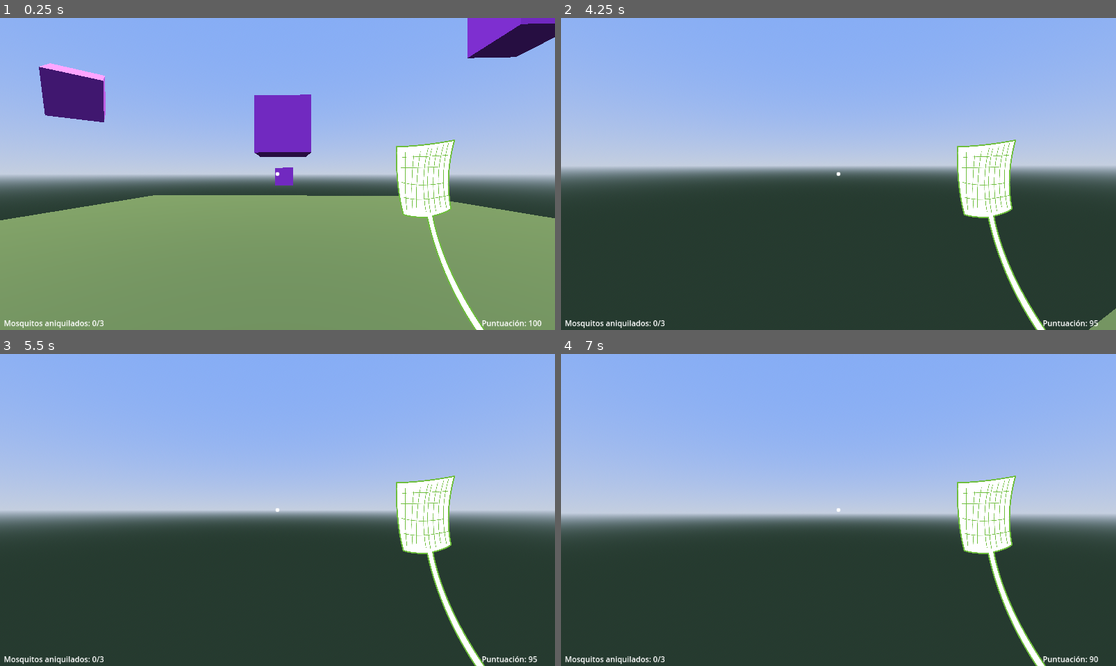
Above: before the commit, frames 1-4 (two rows, left to right).
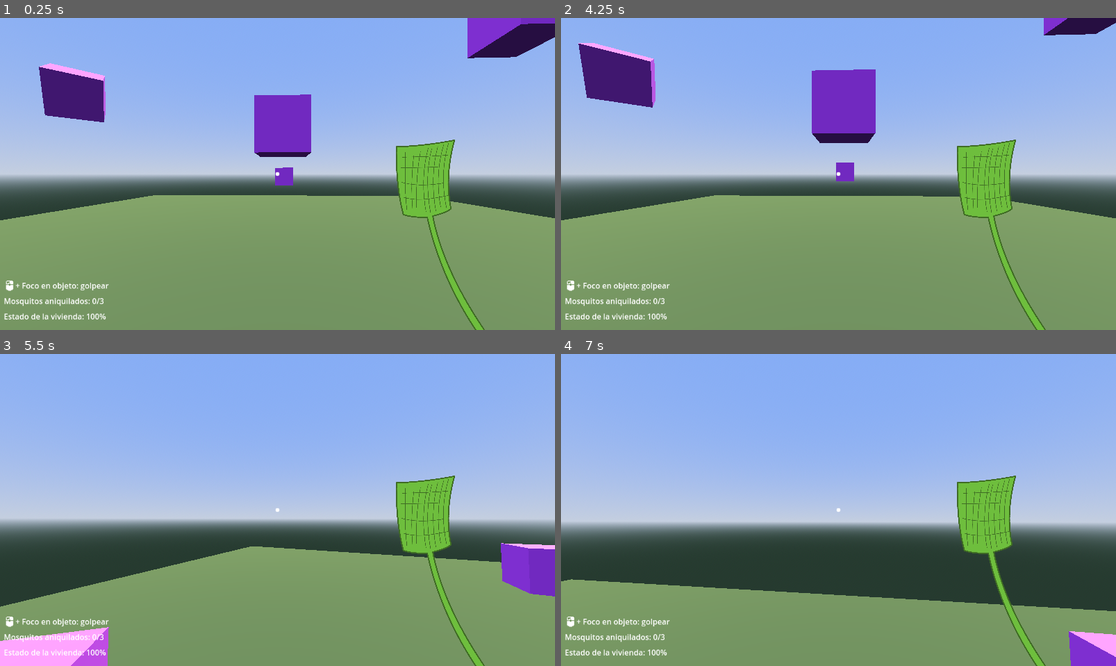
Above: after the commit, the same moments.

Repository: aaroca/thehunt-godot
Game: Godot game, scene res://scenes/main.tscn
The game is run twice, just before and just after one commit, with the same random seed, the same clock (stepped at 60 frames per second) and the same inputs.
Inputs (mouse positions are in pixels of both pictures, inside the frame that each line leads up to):
- Up to frame 1 (0.25 s): no input
- Up to frame 2 (4.25 s): tap Enter (restart) at 0.5, 4.15 s; move the mouse to (866, 174) at 0.52 s; hold Tab (ui_tab) 0.53-1.28 s; hold Up (ui_up) from 0.53 s (still down); tap Keypad Enter (ui_accept) at 0.77, 1.52, 3.02, 3.5, 3.77 s; move the mouse to (810, 174) at 1.27 s; click (810, 174) at 1.35 s; tap Tab (ui_tab) at 1.55, 2.85, 3.8 s; move the mouse to (849, 167) at 2.02 s; hold Tab (ui_tab) 2.03-2.78 s; move the mouse to (832, 180) at 2.77 s; move the mouse to (877, 177) at 3.52 s; press the mouse at (877, 177) at 3.53 s
- Up to frame 3 (5.5 s): keep holding Up (ui_up); move the mouse to (233, 506) at 4.27 s; release the mouse at (233, 506) at 4.28 s; tap Tab (ui_tab) at 4.35 s; tap Keypad Enter (ui_accept) at 4.52 s; move the mouse to (283, 510) at 5.02 s; hold Tab (ui_tab) from 5.03 s (still down)
- Up to frame 4 (7 s): move the mouse to (816, 503) at 5.77 s; release Up (ui_up) at 5.78 s; release Tab (ui_tab) at 5.78 s; hold Right (ui_right) 5.78-6.53 s; click (816, 503) at 5.85 s; tap Keypad Enter (ui_accept) at 6.02, 6.77 s; tap Tab (ui_tab) at 6.05 s; move the mouse to (866, 510) at 6.52 s; hold Up (ui_up) from 6.53 s (still down); hold Tab (ui_tab) from 6.53 s (still down)

The runs differ from the first frame. In frame 1, 3.6% of the frame differs, in the area x 0-98%, y 38-100%; in frame 2, 54%, in the area x 0-100%, y 0-100%; in frame 3, 41%; in frame 4, 31%.
Error before the commit: Invalid call. Nonexistent function 'selectMesh' in base 'StaticBody3D'. (res://scripts/camera.gd:25)
Error after the commit: Invalid call. Nonexistent function 'selectMesh' in base 'StaticBody3D'. (res://scripts/camera.gd:28)

Commit message:
Some polishing

Diff:
--- a/prefabs/player.tscn
+++ b/prefabs/player.tscn
@@ -1,18 +1,23 @@
-[gd_scene load_steps=11 format=3 uid="uid://b34rym0jaouju"]
+[gd_scene load_steps=14 format=3 uid="uid://b34rym0jaouju"]
 
 [ext_resource type="Script" path="res://scripts/player.gd" id="1_45v8c"]
 [ext_resource type="Script" path="res://scripts/camera.gd" id="2_fsokt"]
 [ext_resource type="Texture2D" uid="uid://52rbplp5ou6l" path="res://assets/2d/crosshair001.png" id="3_plbpq"]
+[ext_resource type="Texture2D" uid="uid://b2vs3wr1x0wc3" path="res://assets/2d/tile_0111.png" id="4_6404x"]
 [ext_resource type="Texture2D" uid="uid://ckrsthw6oyir5" path="res://assets/2d/swatter.png" id="4_womcc"]
 [ext_resource type="AudioStream" uid="uid://b0e875xvbigrx" path="res://assets/audio/snap-cut.mp3" id="5_ev6ug"]
 [ext_resource type="Texture2D" uid="uid://cplqo4lcexrv7" path="res://assets/2d/splat20-red.png" id="5_oxl57"]
 [ext_resource type="Script" path="res://scripts/splat.gd" id="6_2dceo"]
 [ext_resource type="AudioStream" uid="uid://cfb2mbnftbkmy" path="res://assets/audio/blood-cut.wav" id="6_s2p51"]
+[ext_resource type="Script" path="res://scripts/titleScreen.gd" id="8_5ylce"]
 
 [sub_resource type="BoxShape3D" id="BoxShape3D_8luw3"]
 size = Vector3(1, 2.00823, 1)
 
 [sub_resource type="CapsuleMesh" id="CapsuleMesh_rs4ka"]
+
+[sub_resource type="LabelSettings" id="LabelSettings_1sh2v"]
+font_size = 55
 
 [node name="player" type="CharacterBody3D"]
 transform = Transform3D(0.99983, 0, -0.0184122, 0, 1, 0, 0.0184122, 0, 0.99983, 0, 0, 0)
@@ -82,22 +87,36 @@
 anchor_top = 1.0
 anchor_bottom = 1.0
 offset_left = 8.0
-offset_top = -26.0
+offset_top = -72.0
 offset_right = 169.0
+offset_bottom = -46.0
 grow_vertical = 0
-text = "Smashed mosquitos:"
+text = "Mosquitos aniquilados:"
 
 [node name="score" type="Label" parent="playerCollision/playerShape/mainCamera"]
-anchors_preset = 3
-anchor_left = 1.0
+anchors_preset = 2
 anchor_top = 1.0
-anchor_right = 1.0
-anchor_bottom = 1.0
-offset_left = -152.0
-offset_top = -26.0
-grow_horizontal = 0
+anchor_bottom = 1.0
+offset_left = 8.0
+offset_top = -40.0
+offset_right = 160.0
+offset_bottom = -14.0
 grow_vertical = 0
-text = "Score:"
+text = "Estado de la vivienda:"
+
+[node name="mouse" type="TextureRect" parent="playerCollision/playerShape/mainCamera"]
+offset_left = 8.0
+offset_top = 544.0
+offset_right = 32.0
+offset_bottom = 568.0
+texture = ExtResource("4_6404x")
+expand_mode = 1
+
+[node name="controllers" type="Label" parent="playerCollision/playerShape/mainCamera/mouse"]
+offset_left = 24.0
+offset_right = 203.0
+offset_bottom = 26.0
+text = "+ Foco en objeto: golpear"
 
 [node name="swatter" type="TextureRect" parent="playerCollision/playerShape/mainCamera"]
 offset_left = 848.0
@@ -110,10 +129,17 @@
 
 [node name="splat" type="TextureRect" parent="playerCollision/playerShape/mainCamera"]
 visible = false
-offset_left = 488.0
-offset_top = 232.0
-offset_right = 688.0
-offset_bottom = 432.0
+anchors_preset = 8
+anchor_left = 0.5
+anchor_top = 0.5
+anchor_right = 0.5
+anchor_bottom = 0.5
+offset_left = -36.0
+offset_top = -36.0
+offset_right = 36.0
+offset_bottom = 36.0
+grow_horizontal = 2
+grow_vertical = 2
 texture = ExtResource("5_oxl57")
 expand_mode = 1
 script = ExtResource("6_2dceo")
@@ -154,9 +180,143 @@
 offset_bottom = 67.0
 grow_horizontal = 2
 grow_vertical = 2
-text = "ESC: salir                        ENTER: reiniciar"
-horizontal_alignment = 1
-vertical_alignment = 1
+text = "ESC: salir                        TAB: créditos                 ENTER: reiniciar"
+horizontal_alignment = 1
+vertical_alignment = 1
+
+[node name="title" type="Label" parent="playerCollision/playerShape/mainCamera/gameoverScreen"]
+layout_mode = 1
+anchors_preset = 14
+anchor_top = 0.5
+anchor_right = 1.0
+anchor_bottom = 0.5
+offset_top = -196.0
+offset_bottom = -108.0
+grow_horizontal = 2
+grow_vertical = 2
+text = "THE HUNT"
+label_settings = SubResource("LabelSettings_1sh2v")
+horizontal_alignment = 1
+vertical_alignment = 1
+
+[node name="creditsScreen" type="ColorRect" parent="playerCollision/playerShape/mainCamera"]
+visible = false
+anchors_preset = 15
+anchor_right = 1.0
+anchor_bottom = 1.0
+grow_horizontal = 2
+grow_vertical = 2
+color = Color(0, 0, 0, 1)
+
+[node name="credits" type="Label" parent="playerCollision/playerShape/mainCamera/creditsScreen"]
+layout_mode = 1
+anchors_preset = 14
+anchor_top = 0.5
+anchor_right = 1.0
+anchor_bottom = 0.5
+offset_top = -172.0
+offset_bottom = -146.0
+grow_horizontal = 2
+grow_vertical = 2
+text = "Créditos"
+horizontal_alignment = 1
+vertical_alignment = 1
+
+[node name="instructions" type="Label" parent="playerCollision/playerShape/mainCamera/creditsScreen"]
+layout_mode = 1
+anchors_preset = 14
+anchor_top = 0.5
+anchor_right = 1.0
+anchor_bottom = 0.5
+offset_top = 276.0
+offset_bottom = 302.0
+grow_horizontal = 2
+grow_vertical = 2
+text = "ESC: salir                 ENTER: reiniciar"
+horizontal_alignment = 1
+vertical_alignment = 1
+
+[node name="title" type="Label" parent="playerCollision/playerShape/mainCamera/creditsScreen"]
+layout_mode = 1
+anchors_preset = 14
+anchor_top = 0.5
+anchor_right = 1.0
+anchor_bottom = 0.5
+offset_top = -260.0
+offset_bottom = -172.0
+grow_horizontal = 2
+grow_vertical = 2
+text = "THE HUNT"
+label_settings = SubResource("LabelSettings_1sh2v")
+horizontal_alignment = 1
+vertical_alignment = 1
+
+[node name="titleScreen" type="ColorRect" parent="playerCollision/playerShape/mainCamera"]
+process_mode = 4
+visible = false
+anchors_preset = 15
+anchor_right = 1.0
+anchor_bottom = 1.0
+grow_horizontal = 2
+grow_vertical = 2
+color = Color(0, 0, 0, 1)
+script = ExtResource("8_5ylce")
+
+[node name="mainTheme" type="Label" parent="playerCollision/playerShape/mainCamera/titleScreen"]
+layout_mode = 1
+anchors_preset = 14
+anchor_top = 0.5
+anchor_right = 1.0
+anchor_bottom = 0.5
+offset_top = -28.0
+offset_bottom = -2.0
+grow_horizontal = 2
+grow_vertical = 2
+text = "Otra más noche que esos malditos mosquitos no te dejan dormir. Acaba con ellos."
+horizontal_alignment = 1
+vertical_alignment = 1
+
+[node name="instructions" type="Label" parent="playerCollision/playerShape/mainCamera/titleScreen"]
+layout_mode = 1
+anchors_preset = 14
+anchor_top = 0.5
+anchor_right = 1.0
+anchor_bottom = 0.5
+offset_top = 276.0
+offset_bottom = 302.0
+grow_horizontal = 2
+grow_vertical = 2
+text = "ESC: salir                 ENTER: reiniciar"
+horizontal_alignment = 1
+vertical_alignment = 1
+
+[node name="title" type="Label" parent="playerCollision/playerShape/mainCamera/titleScreen"]
+layout_mode = 1
+anchors_preset = 14
+anchor_top = 0.5
+anchor_right = 1.0
+anchor_bottom = 0.5
+offset_top = -260.0
+offset_bottom = -172.0
+grow_horizontal = 2
+grow_vertical = 2
+text = "THE HUNT"
+label_settings = SubResource("LabelSettings_1sh2v")
+horizontal_alignment = 1
+vertical_alignment = 1
+
+[node name="timer" type="Label" parent="playerCollision/playerShape/mainCamera/titleScreen"]
+layout_mode = 0
+offset_left = 540.0
+offset_top = 344.0
+offset_right = 580.0
+offset_bottom = 367.0
+text = "3"
+horizontal_alignment = 1
+vertical_alignment = 1
+
+[node name="titleTimer" type="Timer" parent="playerCollision/playerShape/mainCamera/titleScreen"]
+wait_time = 3.0
 
 [node name="debugTimeout" type="Timer" parent="."]
 wait_time = 2.0
@@ -170,4 +330,5 @@
 volume_db = 5.0
 
 [connection signal="timeout" from="playerCollision/playerShape/mainCamera/splat/splatTimer" to="playerCollision/playerShape/mainCamera/splat" method="_hide"]
+[connection signal="timeout" from="playerCollision/playerShape/mainCamera/titleScreen/titleTimer" to="playerCollision/playerShape/mainCamera/titleScreen" method="_hide"]
 [connection signal="timeout" from="debugTimeout" to="." method="_on_debug_timeout"]
--- a/scripts/camera.gd
+++ b/scripts/camera.gd
@@ -12,6 +12,9 @@
 			if camera_anglev+changev>-50 and camera_anglev+changev<50:
 				camera_anglev+=changev
 				rotate_x(deg_to_rad(changev))
+	else:
+		if event.is_action_pressed("ui_tab") and not $creditsScreen.visible:
+			$creditsScreen.visible = true
 
 func _physics_process(delta):
 	if $raycast.is_colliding():
--- a/scripts/main.gd
+++ b/scripts/main.gd
@@ -18,8 +18,7 @@
 	if event.is_action_pressed("ui_exit"):
 		get_tree().quit()
 	elif event.is_action_pressed("restart"):
-		if game_ended:
-			get_tree().reload_current_scene()
+		get_tree().reload_current_scene()
 
 func _process(delta):
 	if !self.currentMosquito:
--- a/scripts/player.gd
+++ b/scripts/player.gd
@@ -20,7 +20,7 @@
 
 func _ready():
 	$playerCollision/playerShape/mainCamera/mosquitos.text = "Mosquitos aniquilados: " + str(self.current_smashed) + "/" + str(self.total_mosquitos)
-	$playerCollision/playerShape/mainCamera/score.text = "Puntuación: " + str(self.current_score)
+	$playerCollision/playerShape/mainCamera/score.text = "Estado de la vivienda: " + str(self.current_score) + "%"
 
 func _physics_process(delta):
 	if not self.game_ended:
@@ -84,7 +84,7 @@
 		if not $snap.playing:
 			$snap.play()
 		self.current_score -= self.score_miss
-		$playerCollision/playerShape/mainCamera/score.text = "Puntuación: " + str(self.current_score)
+		$playerCollision/playerShape/mainCamera/score.text = "Estado de la vivienda: " + str(self.current_score) + "%"
 
 		if self.current_score == 0:
 			self._set_gameover()
@@ -97,6 +97,6 @@
 	if self.current_smashed == self.total_mosquitos:
 		$playerCollision/playerShape/mainCamera/gameoverScreen/gameover.text = "Has matado a todos los mosquitos. Esta noche podrás dormir."
 	elif self.current_score == 0:
-		$playerCollision/playerShape/mainCamera/gameoverScreen/gameover.text = "Has destrozado todo tu piso. Los mosquitos ganan."
+		$playerCollision/playerShape/mainCamera/gameoverScreen/gameover.text = "Has destrozado tu vivienda. Los mosquitos ganan."
 
 	$playerCollision/playerShape/mainCamera/gameoverScreen.visible = true
--- /dev/null
+++ b/scripts/titleScreen.gd
@@ -0,0 +1,15 @@
+extends ColorRect
+
+var hidding = false
+
+func _process(delta):
+	if self.visible and not hidding:
+		$titleTimer.start()
+		self.hidding = true
+
+	if not $titleTimer.is_stopped():
+		$timer.text = str(ceili($titleTimer.time_left))
+
+func _hide():
+	self.visible = false
+	self.hidding = false
Binary file changed: assets/2d/swatter.png
Binary file added: assets/2d/tile_0111.png
Not shown, added: assets/2d/tile_0111.png.import
